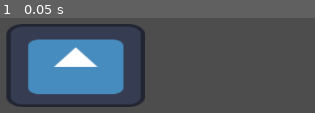
Above: before the commit, frame 1.
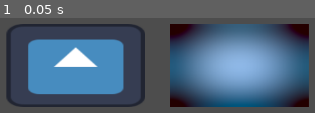
Above: after the commit, the same moment.

Repository: TheLsbt/GodotBlurhash
Game: Godot game, scene res://demo/BlurhashDemo.tscn
The game is run twice, just before and just after one commit, with the same random seed, the same clock (stepped at 60 frames per second) and the same inputs. The engine's default icon, where the game draws it, is replaced by a stand-in: a white triangle on a blue panel in a dark square.
Inputs:
- Up to frame 1 (0.05 s): no input

The runs differ from the first frame. In frame 1, 38% of the frame differs, in the area x 53-99%, y 6-94%.
Error before the commit: Parse Error: Static function "blurhash_decode()" not found in base "Blurhash". (res://demo/BlurhashDemo.gd:13)

Commit message:
Update BlurhashDemo.gd

Diff:
--- a/demo/BlurhashDemo.gd
+++ b/demo/BlurhashDemo.gd
@@ -1,7 +1,5 @@
 extends Node
 
-# Our valid blurhash
-#LEHV6nWB2yk8pyo0adR*.7kCMdnj
 @onready var original: TextureRect = $Original
 @onready var output: TextureRect = $Blurhash
 
@@ -9,5 +7,4 @@
 func _ready() -> void:
 	var texture := original.texture
 	var blurhash := Blurhash.encode(texture, 4, 3)
-	#print(bh.is_blurhash_valid(blurhash))
-	output.texture = Blurhash.blurhash_decode(blurhash, 100, 60, 1)
+	output.texture = Blurhash.decode(blurhash, 100, 60, 1)
